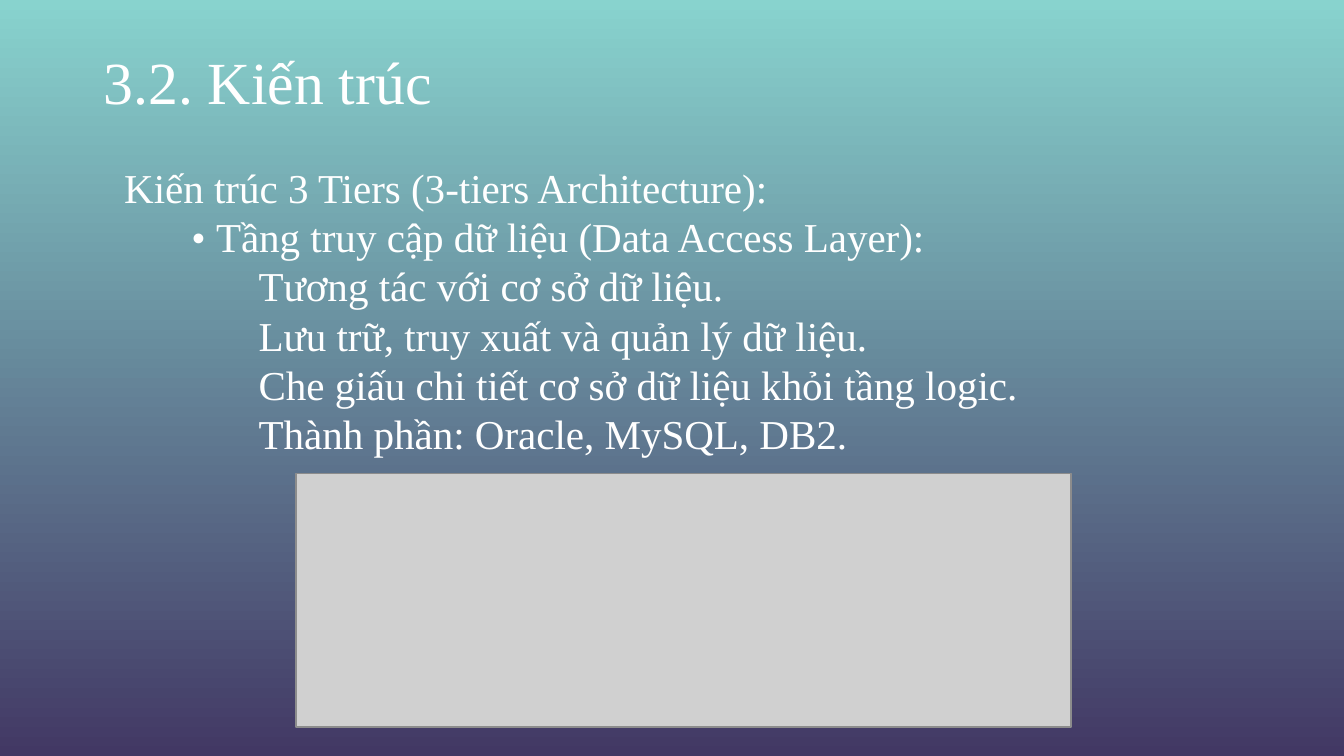
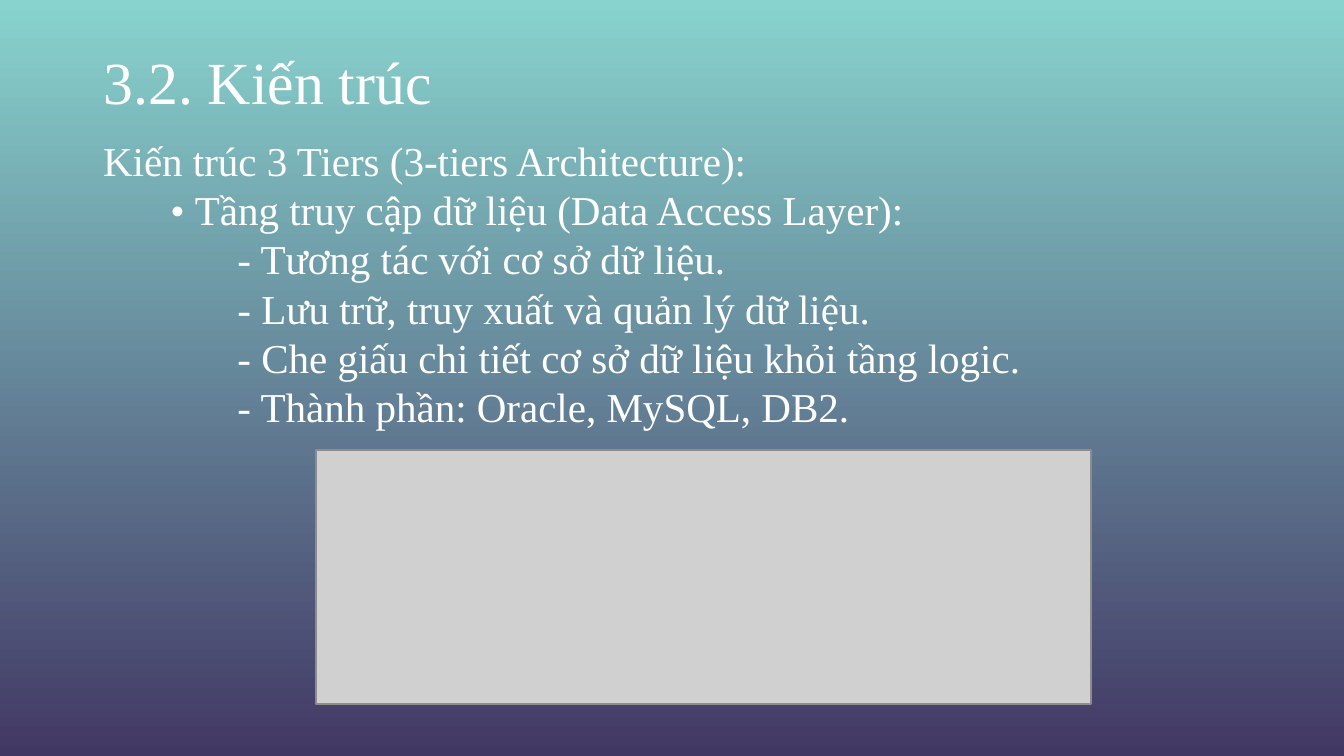
Before and after one commit to hoangtienmanhduc/Nhom14_KienTrucThietKePhanMem-, a slide deck: slide 20 of KTVTKPM.pptx. Drawn at 1344x756 pixels with LibreOffice and Linux fonts; fonts in the diff are those of the drawing; grey boxes stand for pictures; background and template pictures are left out. Boxes give left, top, right and bottom in pixels: in the first picture for what was removed or moved away, otherwise in the second. Text is boxed around its words. In the diff, an @@ line names an element or a change of style, - is before the commit and + after.

```diff
--- a/KTVTKPM.pptx
+++ b/KTVTKPM.pptx
@@ text "Kiến trúc 3 Tiers (3-tiers ..." moved from (x1=124, y1=173, x2=1017, y2=457) to (x1=103, y1=146, x2=1020, y2=430) @@
@@ text at (x1=261, y1=245, x2=1020, y2=430): text changed @@
-  Tương tác với cơ sở dữ liệu.
-    Lưu trữ, truy xuất và quản lý dữ liệu.
-  Che giấu chi tiết cơ sở dữ liệu khỏi tầng logic.
-  Thành phần: Oracle, MySQL, DB2.
+  - Tương tác với cơ sở dữ liệu.
+    - Lưu trữ, truy xuất và quản lý dữ liệu.
+  - Che giấu chi tiết cơ sở dữ liệu khỏi tầng logic.
+  - Thành phần: Oracle, MySQL, DB2.
@@ picture moved from (x1=296, y1=473, x2=1071, y2=727) to (x1=316, y1=450, x2=1091, y2=704) @@
```
Also in this commit, not shown: 26 other slides changed, 1 other file.
